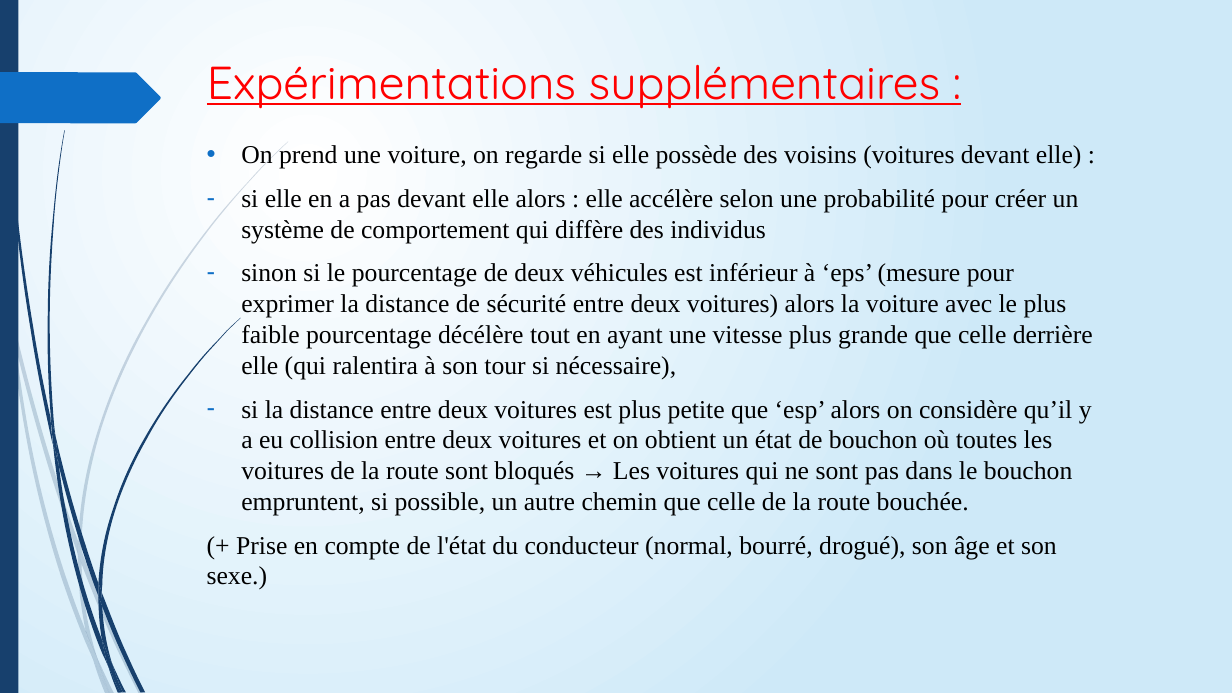
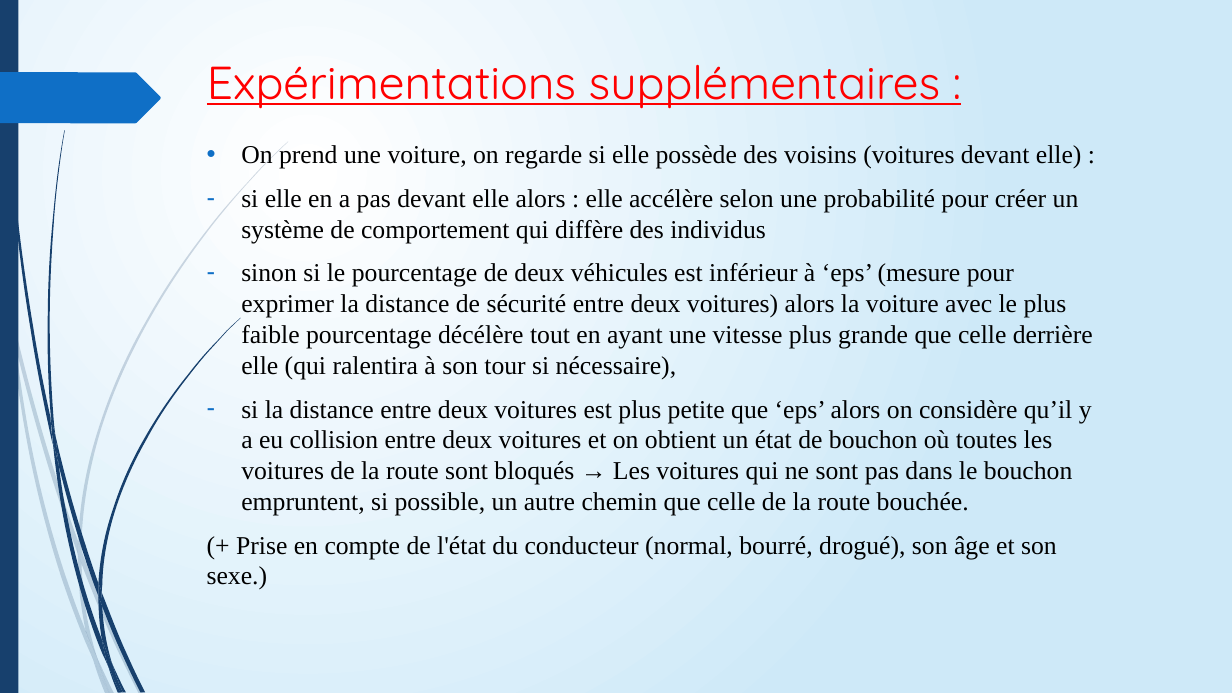
Before and after one commit to ARE-DYNAMIC-2021-2022-G1/roadTraffic, a slide deck: slide 13 of ROAD TRAFFIC SIMULATION.pptx. Drawn at 1232x693 pixels with LibreOffice and Linux fonts; fonts in the diff are those of the drawing. Boxes give left, top, right and bottom in pixels: in the first picture for what was removed or moved away, otherwise in the second. Text is boxed around its words. In the diff, an @@ line names an element or a change of style, - is before the commit and + after.

```diff
--- a/ROAD TRAFFIC SIMULATION.pptx
+++ b/ROAD TRAFFIC SIMULATION.pptx
@@ text at [241,400,1092,516]: text changed @@
-– si la distance entre deux voitures est plus petite que ‘esp’ alors on considère qu’il y a eu collision entre deux voitures et on obtient un état de bouchon où toutes les voitures de la route sont bloqués → Les voitures qui ne sont pas dans le bouchon empruntent, si possible, un autre chemin que celle de la route bouchée.
+– si la distance entre deux voitures est plus petite que ‘eps’ alors on considère qu’il y a eu collision entre deux voitures et on obtient un état de bouchon où toutes les voitures de la route sont bloqués → Les voitures qui ne sont pas dans le bouchon empruntent, si possible, un autre chemin que celle de la route bouchée.
```
Also in this commit, not shown: 2 other slides changed.
